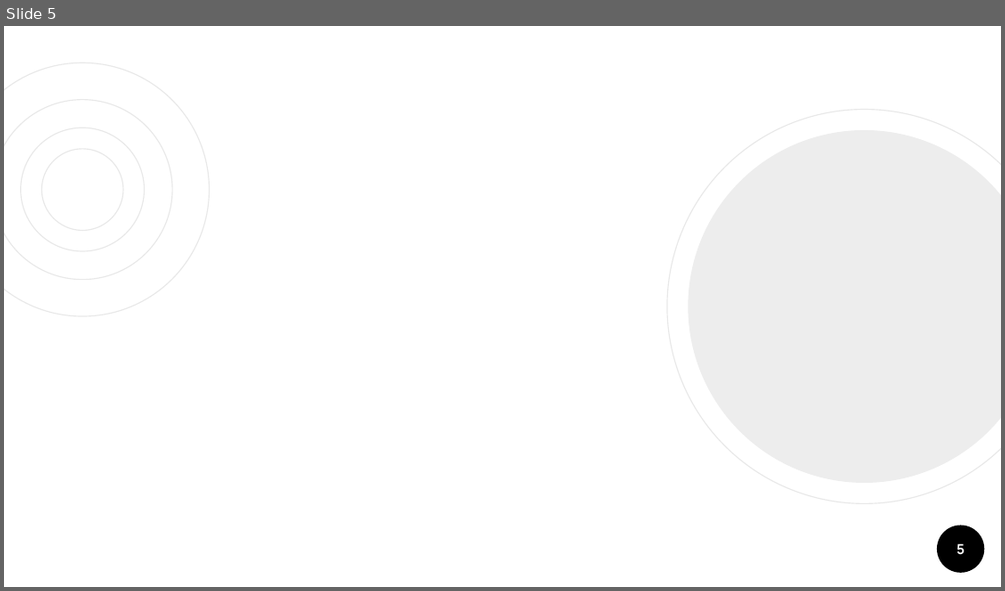
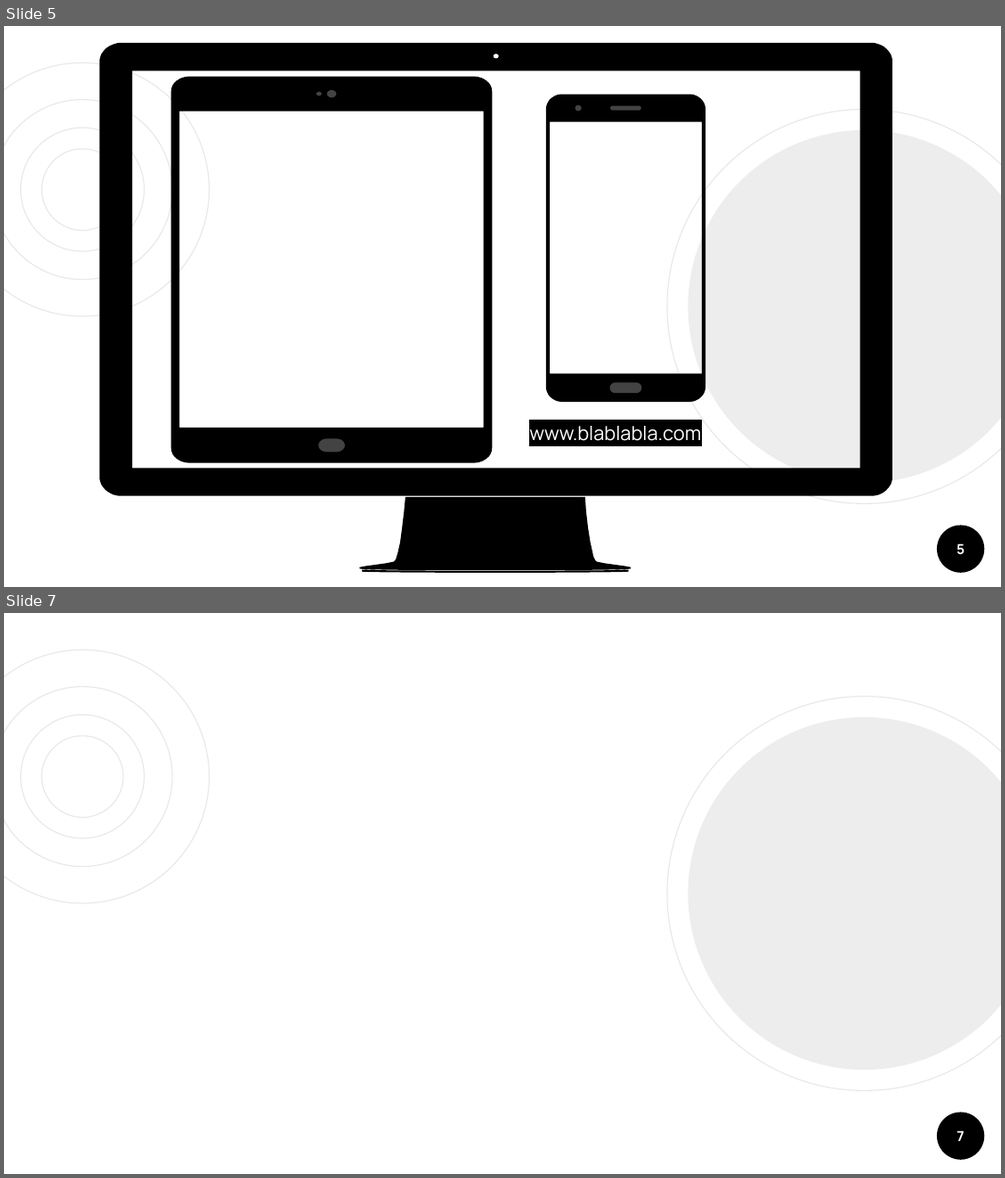
Before and after one commit to 50enta/gassX, a slide deck: Outros/slide apresentacao.pptx. Shown one above the other, each under a label of ours: slide 5 before the commit, slides 5 and 7 after it; the slides between them are not shown. The pictures are 1005x591 and 1005x1178 pixels, drawn with LibreOffice and Linux fonts; fonts in the diff are those of the drawing. Boxes give left, top, right and bottom in pixels: in the first picture for what was removed or moved away, otherwise in the second. Text is boxed around its words. In the diff, an @@ line names an element or a change of style, - is before the commit and + after.

```diff
--- a/Outros/slide apresentacao.pptx
+++ b/Outros/slide apresentacao.pptx
@@ slide 5 added at box(4, 26, 1001, 587), background #FFFFFF; not listed: 7 template elements that a slide beside it also shows @@
@@ freeform shape added at box(100, 43, 892, 572), fill #000000 @@
@@ group added at box(171, 77, 493, 464): 4 freeform shapes @@
@@ group added at box(546, 94, 705, 401): 4 freeform shapes @@
@@ text added at box(529, 426, 701, 441), 14 pt, text #FFFFFF @@
+www.blablabla.com
@@ page number added at box(956, 543, 964, 555), 10 pt, text #FFFFFF, bold @@
+5
@@ what was slide 5 is now slide 7 @@
@@ page number at box(956, 1130, 963, 1141): text changed @@
-5
+7
```
Also in this commit, not shown: 6 slides changed, 4 other slides added, 3 slides removed, 1 other file.
